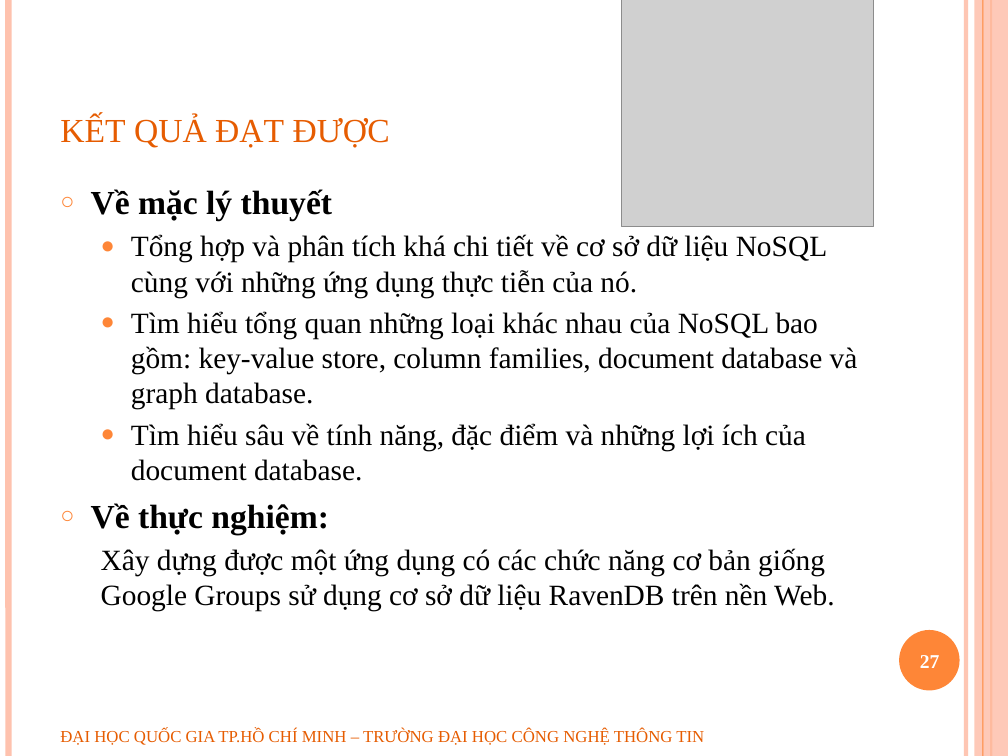
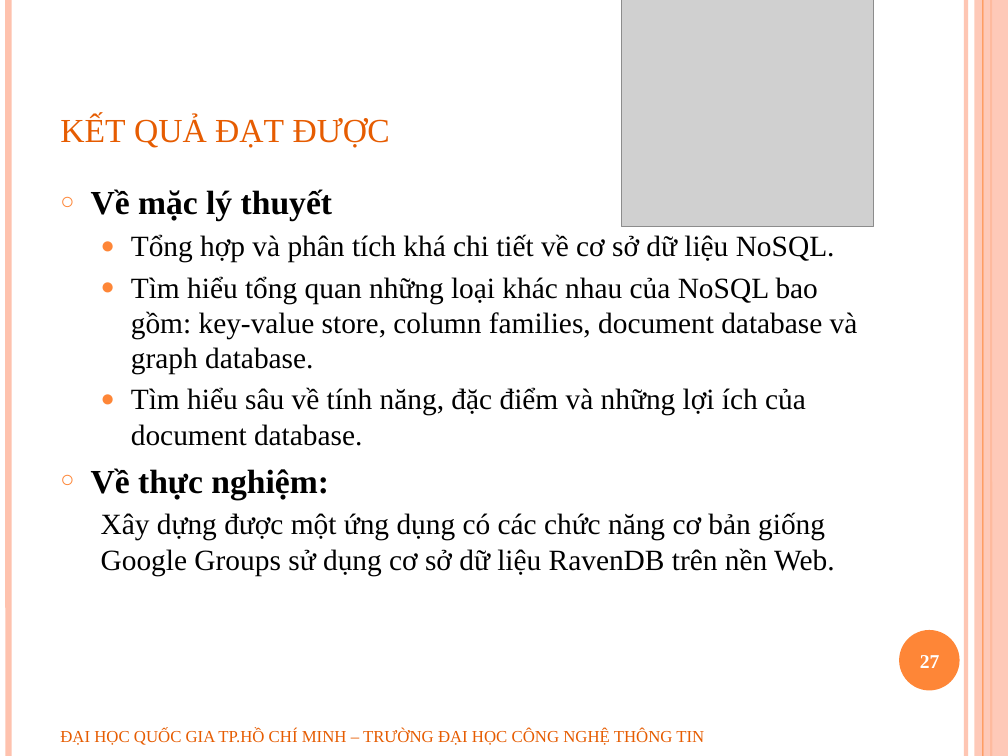
Before and after one commit to geovip/nosqlravendbuit, a slide deck: slide 27 of Document/slide bao cao.pptx. Drawn at 1008x756 pixels with LibreOffice and Linux fonts; fonts in the diff are those of the drawing; grey boxes stand for pictures; background and template pictures are left out. Boxes give left, top, right and bottom in pixels: in the first picture for what was removed or moved away, otherwise in the second. Text is boxed around its words. In the diff, an @@ line names an element or a change of style, - is before the commit and + after.

```diff
--- a/Document/slide bao cao.pptx
+++ b/Document/slide bao cao.pptx
@@ text at (x1=131, y1=234, x2=835, y2=263): text changed @@
-  ● Tổng hợp và phân tích khá chi tiết về cơ sở dữ liệu NoSQL cùng với những ứng dụng thực tiễn của nó.
+  ● Tổng hợp và phân tích khá chi tiết về cơ sở dữ liệu NoSQL.
```
Also in this commit, not shown: 4 other slides changed, 1 slide added, 1 other file.
